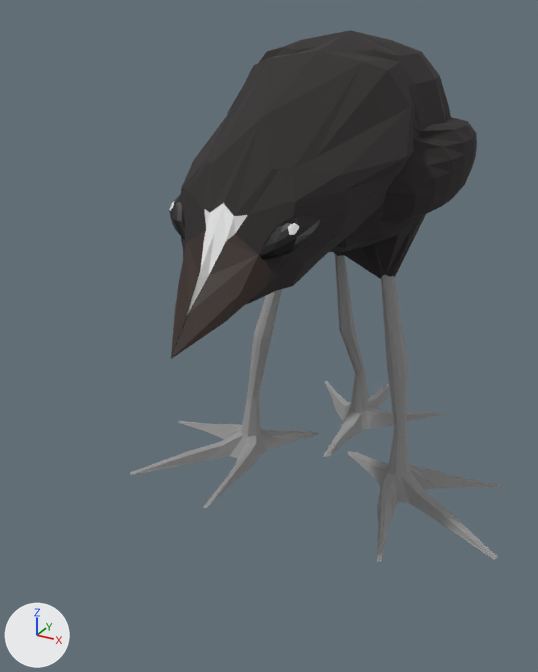
The Blender file Assets/Prefabs/Models/Enemies/pukeko/Pukeko.blend, before and after one commit.
One viewpoint serves both versions: a 50 mm camera at (2.63, -4.8, 4.29) aimed at (-0.13, 0.22, 1.78). Every picture has the same lights, and +X, +Y and +Z are marked at lower left. The older version comes first.

In view in the first picture: 'Cabeça', 'Corpo', 'Olho', 'Olho.001', 'Perna', 'Perna.001', 'Perna.002'.
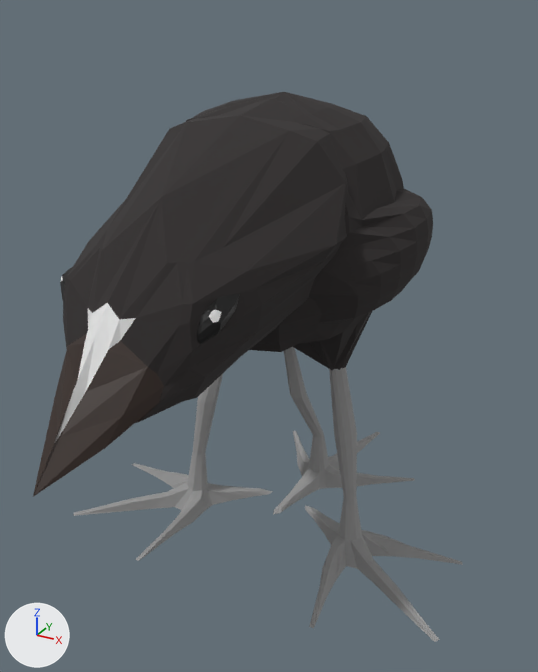
The change, as a list of edits to the scene's bpy script:
```text
Change me_sphere:
    used by ob_corpo; location = (-0.04, 1.6, 3.28); rotation_euler = (-0.0524, 0.0, 0.0), in degrees (-3, 0, 0)
    remove me_sphere.from_pydata(...)  # 197 vertices, 180 faces; spans x 0.0..1.16, y -1.37..0.79, z -1.26..0.84
    add me_sphere.from_pydata(...)  # 197 vertices, 180 faces; spans x 0.0..1.16, y -1.11..1.06, z -1.26..0.84
    me_sphere part 1: the whole mesh is moved by (0.0, 0.27, 0.0)
Change me_sphere_002:
    used by ob_cabeça; parent = ob_corpo; location = (0.0, 0.0, 3.0); rotation_euler = (0.438, 0.0, 0.0), in degrees (25, 0, 0); scale = (0.88, 1.0, 1.0)
    remove me_sphere_002.from_pydata(...)  # 89 vertices, 74 faces; spans x 0.0..0.96, y -1.52..1.9, z -0.54..0.6
    add me_sphere_002.from_pydata(...)  # 89 vertices, 74 faces; spans x 0.0..0.96, y -1.57..1.86, z -0.63..0.5
    me_sphere_002 part 2: the whole mesh is moved by (0.0, -0.05, -0.09)
Change ob_corpo:
    ob_corpo.rotation_euler: (-0.0524, 0.0, 0.0) -> (0.0, 0.0, 0.0)  # degrees (-3, 0, 0) -> degrees (0, 0, 0)
    ob_corpo.location: (-0.04, 1.6, 3.28) -> (0.0, 0.1, 2.9)
Change ob_perna:
    remove ob_perna.parent = ob_cabeça
    remove ob_perna.matrix_parent_inverse = Matrix(((0.877, 0.814, 0.0, -0.0352), (-0.737, 0.794, 0.508, -0.0429), (0.345, -0.372, 1.084, -3.365), (0.0, 0.0, 0.0, 1.0)))
    ob_perna.location: (-0.36, -0.551, 0.661) -> (-0.629, 0.0631, 0.661)
    ob_perna.rotation_euler: (0.0, 0.0, 0.0) -> (0.0, 0.0, -0.88)  # degrees (0, 0, 0) -> degrees (0, 0, -50)
Change ob_perna_001:
    remove ob_perna_001.parent = ob_cabeça
    remove ob_perna_001.matrix_parent_inverse = Matrix(((0.877, 0.814, 0.0, -0.0352), (-0.737, 0.794, 0.508, -0.0429), (0.345, -0.372, 1.084, -3.365), (0.0, 0.0, 0.0, 1.0)))
    ob_perna_001.location: (0.575, 0.329, 0.661) -> (0.638, 0.0765, 0.661)
    ob_perna_001.rotation_euler: (0.0, 0.0, 1.883) -> (0.0, 0.0, 1.003)  # degrees (0, 0, 108) -> degrees (0, 0, 57)
Change ob_perna_002:
    remove ob_perna_002.parent = ob_cabeça
    remove ob_perna_002.matrix_parent_inverse = Matrix(((0.877, 0.814, 0.0, -0.0352), (-0.737, 0.794, 0.508, -0.0429), (0.345, -0.372, 1.084, -3.365), (0.0, 0.0, 0.0, 1.0)))
    ob_perna_002.location: (-0.307, 0.335, 0.661) -> (0.0666, 0.662, 0.661)
    ob_perna_002.rotation_euler: (0.0, 0.0, -2.433) -> (0.0, 0.0, -3.313)  # degrees (0, 0, -139) -> degrees (0, 0, -190)
Change ob_cabeça:
    remove ob_cabeça.parent = ob_corpo
    remove ob_cabeça.matrix_parent_inverse = Matrix(((1.0, 0.0, 0.0, 0.0446), (0.0, 0.999, -0.0523, -1.425), (0.0, 0.0523, 0.999, -3.355), (0.0, 0.0, 0.0, 1.0)))
    ob_cabeça.location: (0.0, 0.0, 3.0) -> (0.0, -1.21, 2.783)
    ob_cabeça.rotation_euler: (0.438, 0.0, 0.0) -> (0.401, 0.0, 0.0)  # degrees (25, 0, 0) -> degrees (23, 0, 0)
Change ob_olho:
    remove ob_olho.parent = ob_cabeça
    remove ob_olho.matrix_parent_inverse = Matrix(((0.877, 0.814, 0.0, -0.0352), (-0.737, 0.794, 0.508, -0.0429), (0.345, -0.372, 1.084, -3.365), (0.0, 0.0, 0.0, 1.0)))
    ob_olho.location: (1.367, -0.821, 2.428) -> (0.491, -1.511, 2.664)
    ob_olho.rotation_euler: (0.0898, -0.543, 1.646) -> (0.191, -0.757, 1.028)  # degrees (5.1, -31, 94) -> degrees (11, -43, 59)
Change ob_olho_001:
    remove ob_olho_001.parent = ob_cabeça
    remove ob_olho_001.matrix_parent_inverse = Matrix(((0.877, 0.814, 0.0, -0.0352), (-0.737, 0.794, 0.508, -0.0429), (0.345, -0.372, 1.084, -3.365), (0.0, 0.0, 0.0, 1.0)))
    ob_olho_001.location: (0.765, -1.328, 2.523) -> (-0.469, -1.536, 2.674)
    ob_olho_001.rotation_euler: (4.353, -0.441, 3.03) -> (6.64, 6.478, 5.017)  # degrees (249, -25, 174) -> degrees (20, 11, 287)
```

Where the change shows, as pixel boxes (x1, y1, x2, y2) in the pictures (538 x 672 px):
'Cabeça', moved, turned: before (171, 37, 415, 359); after (33, 98, 348, 497)
'Corpo', moved, turned: before (227, 30, 477, 279); after (186, 92, 433, 371)
'Perna.001', moved, turned: before (348, 275, 502, 563); after (305, 367, 463, 642)
'Perna', moved, turned: before (130, 289, 319, 508); after (73, 374, 273, 561)
'Perna.002', moved, turned: before (324, 254, 445, 458); after (273, 347, 415, 515)
'Olho', moved, turned: before (260, 216, 320, 260); after (197, 294, 240, 344)
'Olho.001', moved, turned (mostly hidden afterwards): before (170, 194, 185, 238); after (60, 268, 72, 299)
